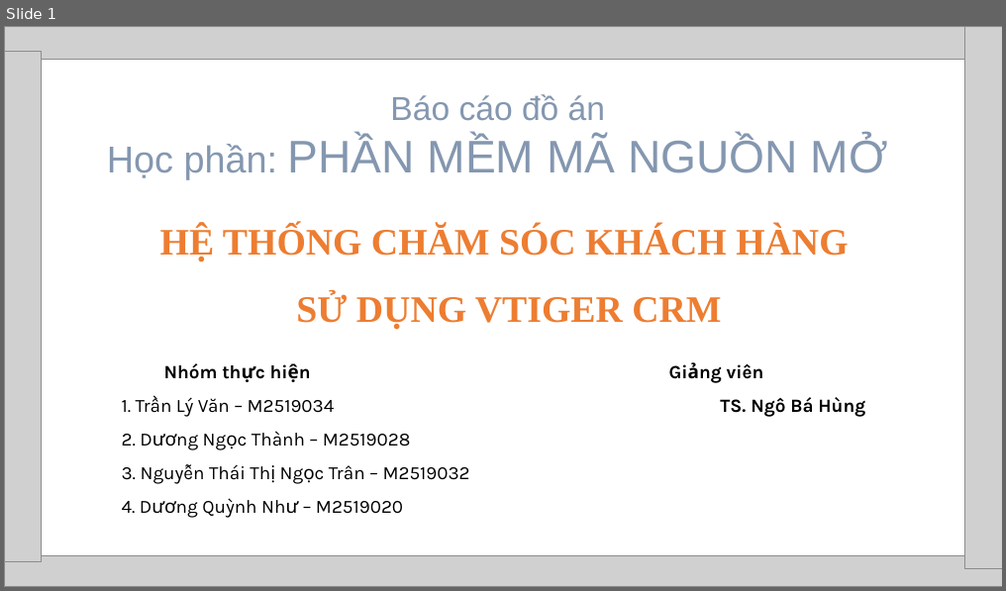
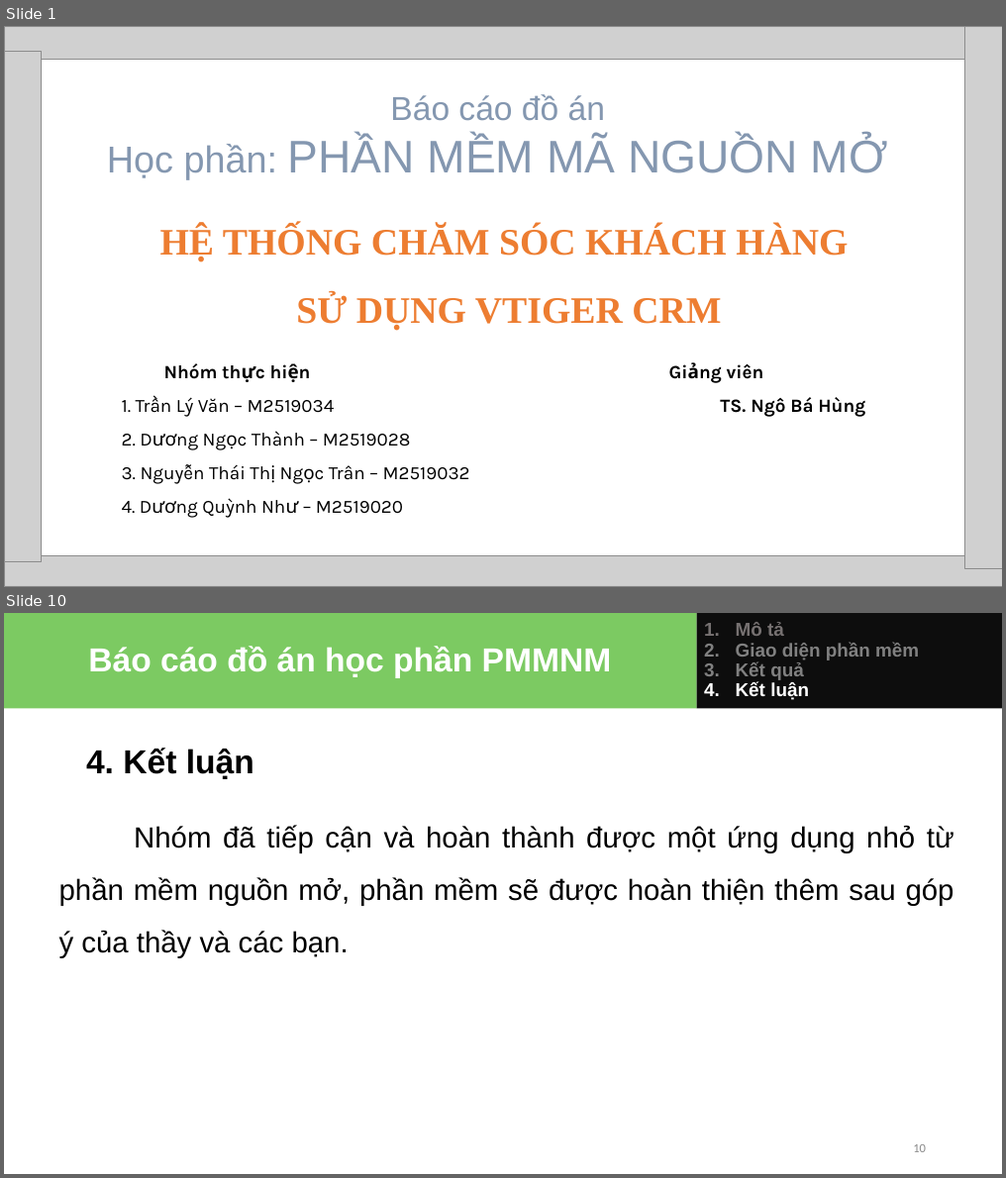
Before and after one commit to tranlyvan/CTH604_Nhom2_CRM, a slide deck: BaoCao/Bao cao Nhom (PMNM).pptx. Shown one above the other, each under a label of ours: slide 1 before the commit, slides 1 and 10 after it; the slides between them are not shown. The pictures are 1006x591 and 1006x1178 pixels, drawn with LibreOffice and Linux fonts; fonts in the diff are those of the drawing; grey boxes stand for pictures. Boxes give left, top, right and bottom in pixels: in the first picture for what was removed or moved away, otherwise in the second. Text is boxed around its words. In the diff, an @@ line names an element or a change of style, - is before the commit and + after.

```diff
--- a/BaoCao/Bao cao Nhom (PMNM).pptx
+++ b/BaoCao/Bao cao Nhom (PMNM).pptx
@@ slide 10 added at <box>4,613,1002,1174</box>, background #FFFFFF @@
@@ rectangle added at <box>4,613,696,709</box>, fill #7CCA62, 32 pt, text #FFFFFF, bold @@
+Báo cáo đồ án học phần PMMNM
@@ rectangle added at <box>696,613,1002,709</box>, fill #0D0D0D, 18 pt, text #808080, bold @@
+1. Mô tả
+2. Giao diện phần mềm
+3. Kết quả
+4. Kết luận
@@ text added at <box>86,748,254,779</box>, 32 pt, text #000000, bold @@
+4. Kết luận
@@ text added at <box>59,825,954,959</box>, 28 pt, text #000000 @@
+Nhóm đã tiếp cận và hoàn thành được một ứng dụng nhỏ từ phần mềm nguồn mở, phần mềm sẽ được hoàn thiện thêm sau góp ý của thầy và các bạn.
@@ page number added at <box>913,1145,926,1153</box>, 12 pt, text #8B8B8B @@
+10
```
Also in this commit, not shown: 9 other slides added.
